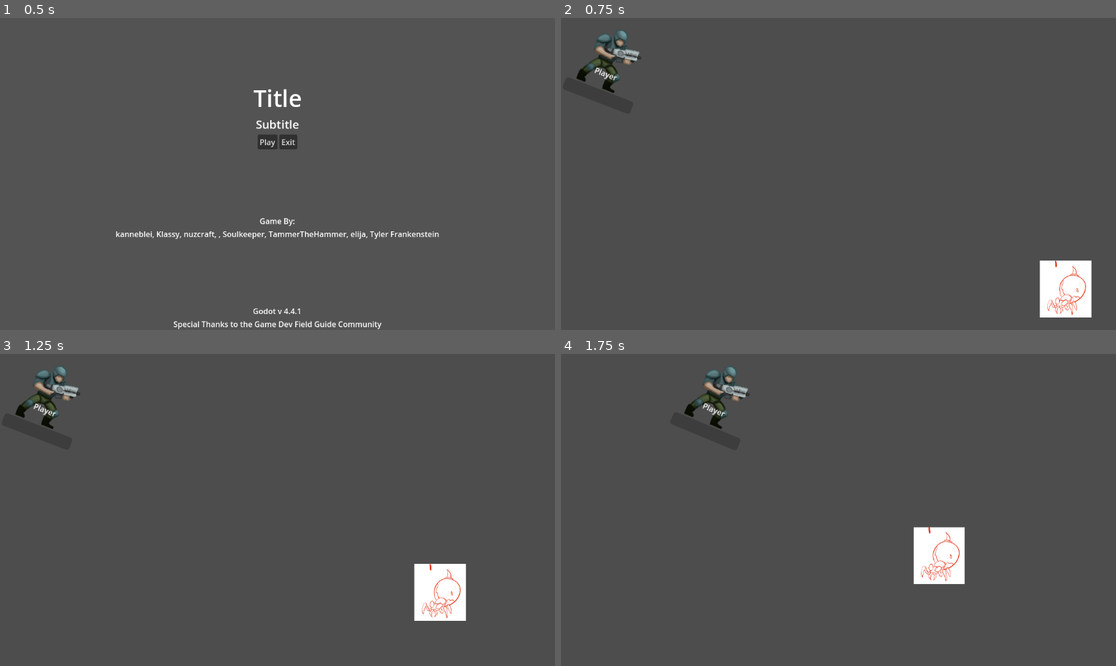
Above: before the commit, frames 1-4 (two rows, left to right).
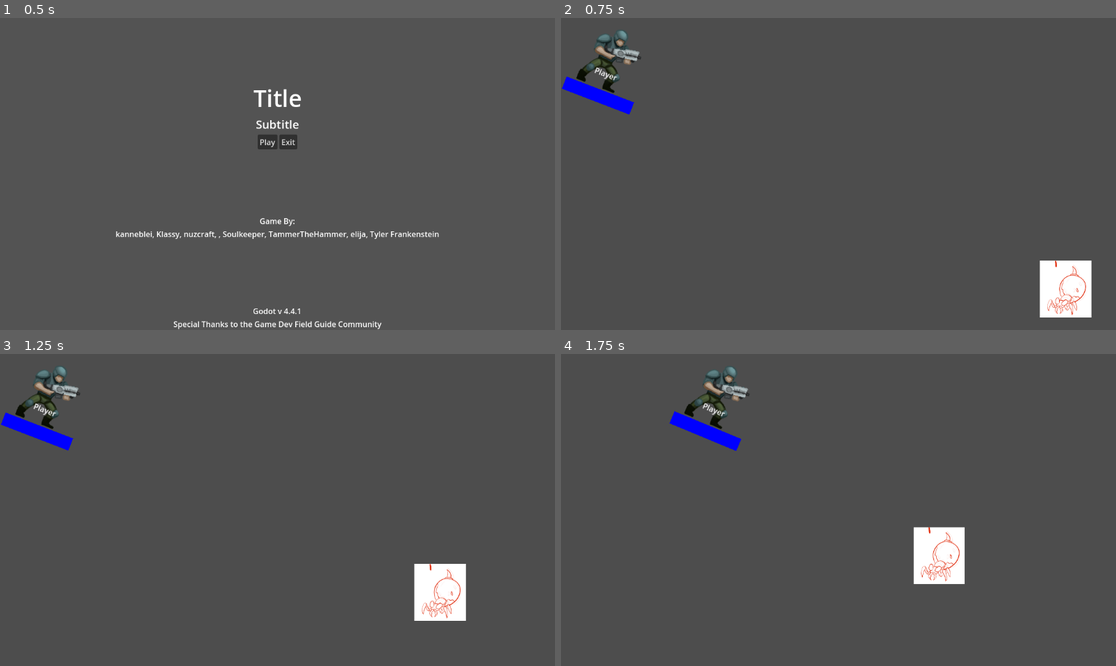
Above: after the commit, the same moments.

Repository: nuzcraft/gdfg-team-4
Game: Godot game, scene res://scenes/title.tscn
Two runs of this game, one before a commit and one after it. Both use one fixed random seed, a clock stepped at 60 frames per second and the inputs below.
Inputs (mouse positions are in pixels of both pictures, inside the frame that each line leads up to):
- Up to frame 1 (0.5 s): no input
- Up to frame 2 (0.75 s): click "Play" at 0.5 s
- Up to frame 3 (1.25 s): no input
- Up to frame 4 (1.75 s): move the mouse to (960, 494) at 1.27 s; hold D (right) from 1.28 s (still down)

Frame 1 is identical in both runs. In frame 2, 0.6% of the frame differs, in the area x 0-14%, y 18-31%; in frame 3, 0.6%; in frame 4, 0.6%.

Commit message:
adds healthBar to proto_player.gd

Diff:
--- a/scenes/proto_player.gd
+++ b/scenes/proto_player.gd
@@ -6,6 +6,18 @@
 
 @export var max_speed: int =500
 var speed: int = max_speed
+
+@export var max_health: int = 100
+var health: int = max_speed
+
+@onready var health_bar: Control = $HealthBar
+
+signal lava_aoe
+
+func _ready() -> void:
+	health_bar.max_health = max_health
+	health_bar.health = health
+	health_bar.is_player = true
 
 func _process(_delta):
 	#input
